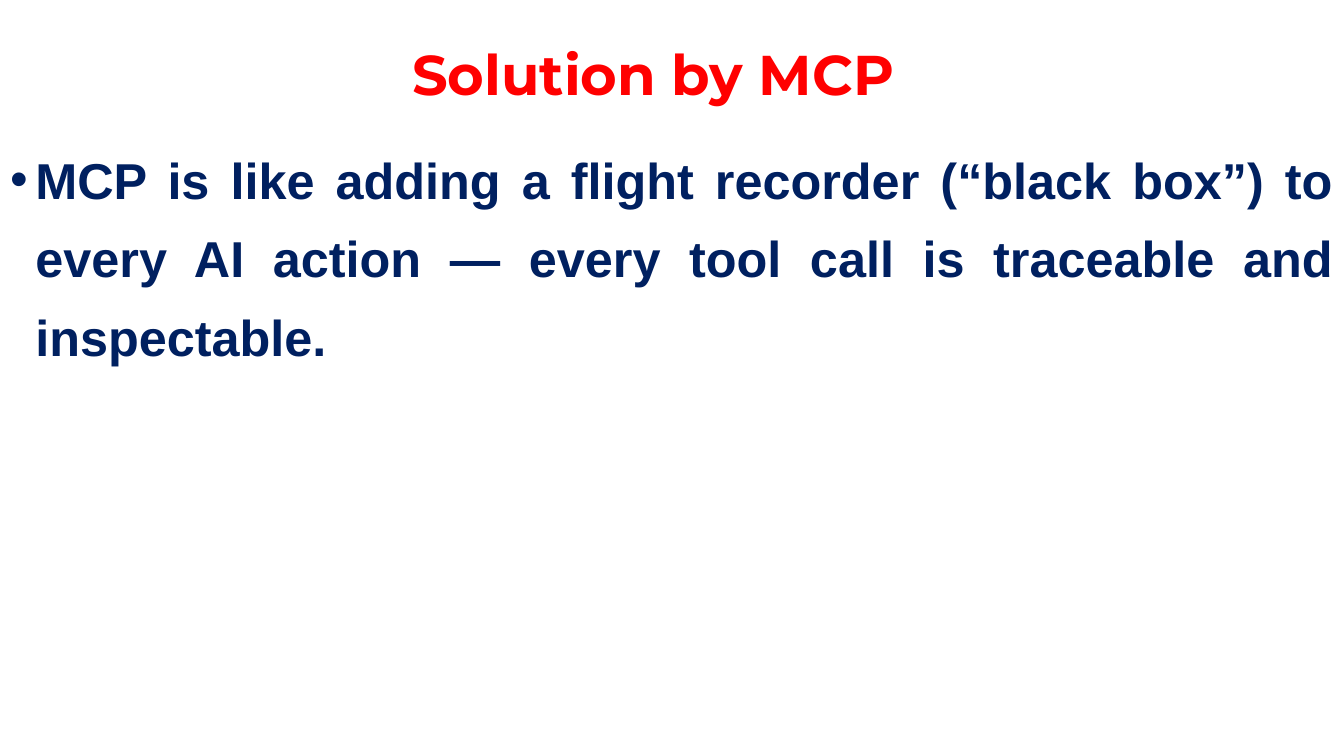
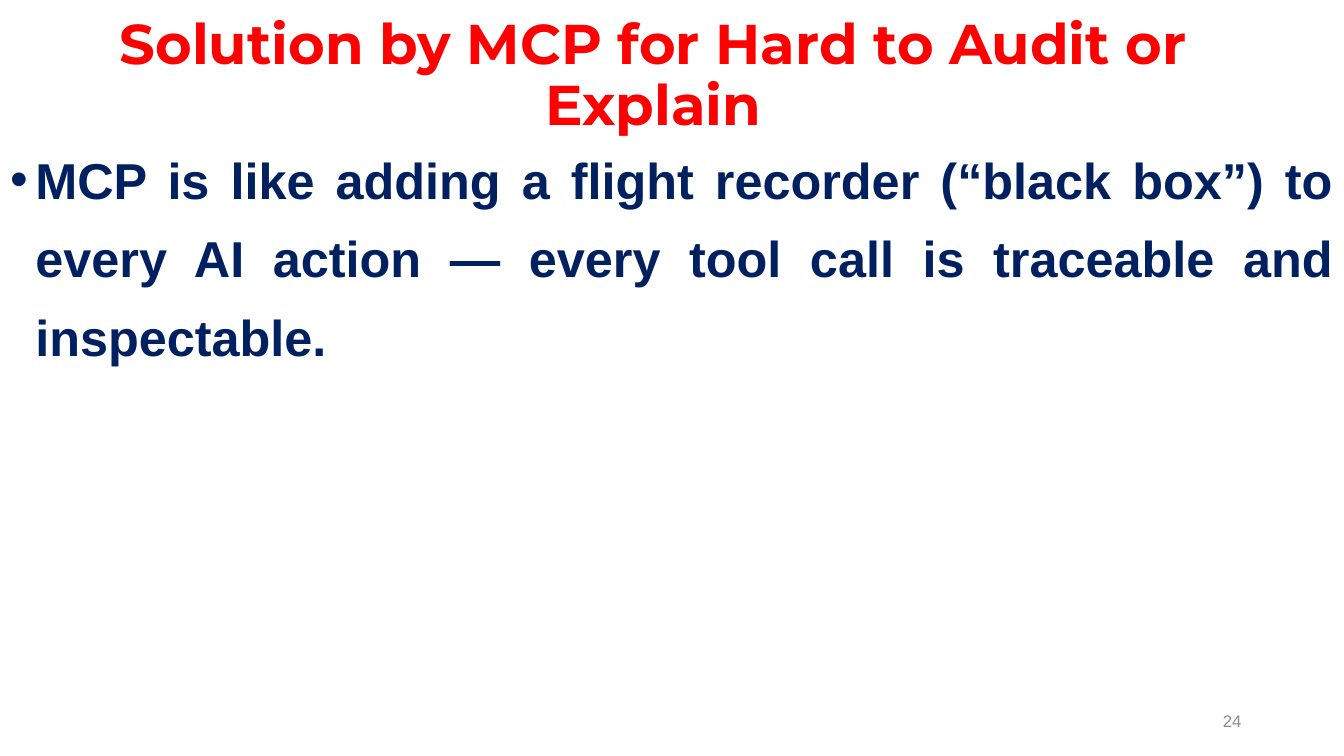
Before and after one commit to janakimeena/Building-Agents-with-MCP, a slide deck: slide 24 of Model Context Protocol Introduction.pptx (slide 23 before the commit). Drawn at 1344x756 pixels with LibreOffice and Linux fonts; fonts in the diff are those of the drawing. Boxes give left, top, right and bottom in pixels: in the first picture for what was removed or moved away, otherwise in the second. Text is boxed around its words. In the diff, an @@ line names an element or a change of style, - is before the commit and + after.

```diff
--- a/Model Context Protocol Introduction.pptx
+++ b/Model Context Protocol Introduction.pptx
@@ title at (120, 20, 1187, 136): text changed @@
-Solution by MCP
+Solution by MCP for Hard to Audit or Explain
@@ page number added at (1223, 715, 1242, 727), 12 pt, text #8C8C8C @@
+24
```
Also in this commit, not shown: 42 other slides changed, 2 slides added, 4 slides removed, 2 other files.
